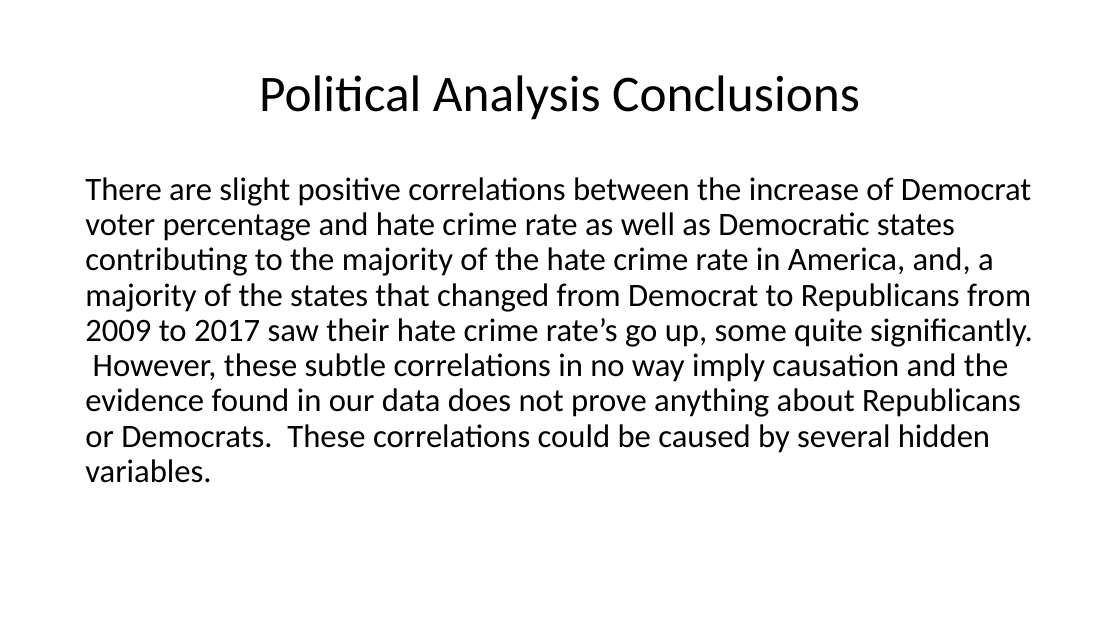
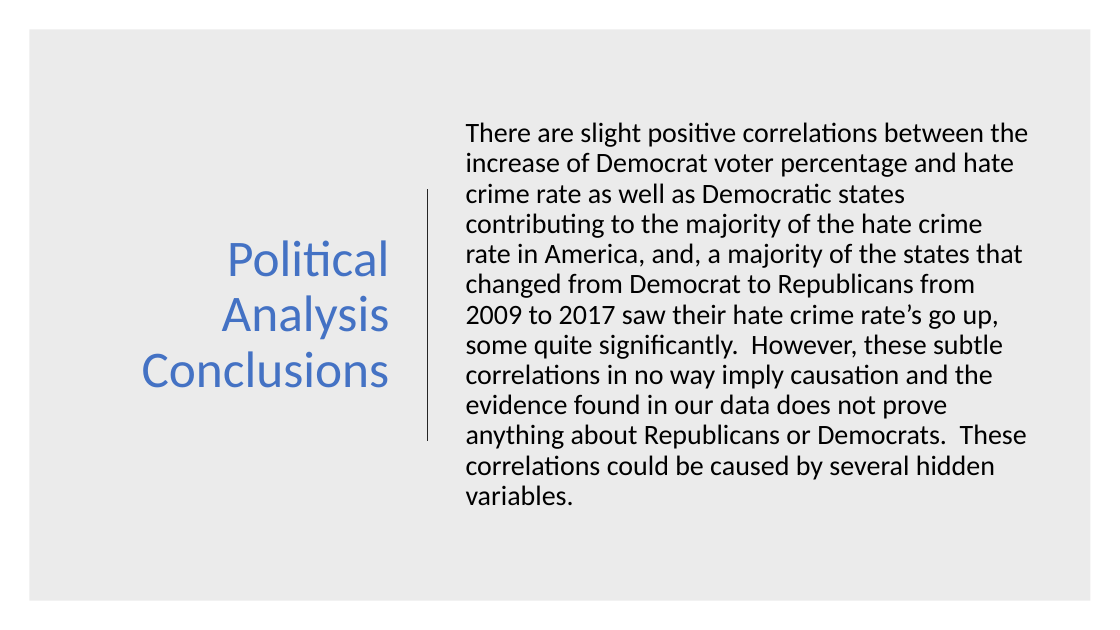
Before and after one commit to ZGrinacoff/Eight-Years-Later, a slide deck: slide 25 of Hate_Crime_Study.pptx. Drawn at 1120x630 pixels with LibreOffice and Linux fonts; fonts in the diff are those of the drawing. Boxes give left, top, right and bottom in pixels: in the first picture for what was removed or moved away, otherwise in the second. Text is boxed around its words. In the diff, an @@ line names an element or a change of style, - is before the commit and + after.

Commit message:
Final

```diff
--- a/Hate_Crime_Study.pptx
+++ b/Hate_Crime_Study.pptx
@@ rectangle added at bbox=[29, 29, 1091, 601], fill #000000 at 8% opacity @@
@@ title "Political Analysis Conclusions": place and size @@
-title "Political Analysis Conclusions" at bbox=[259, 75, 860, 120]
+title "Political Analysis Conclusions" at bbox=[142, 240, 390, 388]
@@ title "Political Analysis Conclusions" at bbox=[142, 240, 390, 388]: text colour #000000 to #4472C4; alignment centre to right @@
@@ text "There are slight positive correlations ...": place and size @@
-text "There are slight positive correlations ..." at bbox=[85, 177, 1033, 483]
+text "There are slight positive correlations ..." at bbox=[466, 122, 1028, 506]
@@ text "There are slight positive correlations ..." at bbox=[466, 122, 1028, 506]: size 28 to 24 pt; vertical alignment top to middle @@
@@ line added from (428, 189) to (428, 441), #262626 1.5 pt @@
```
Also in this commit, not shown: 1 other slide changed.
